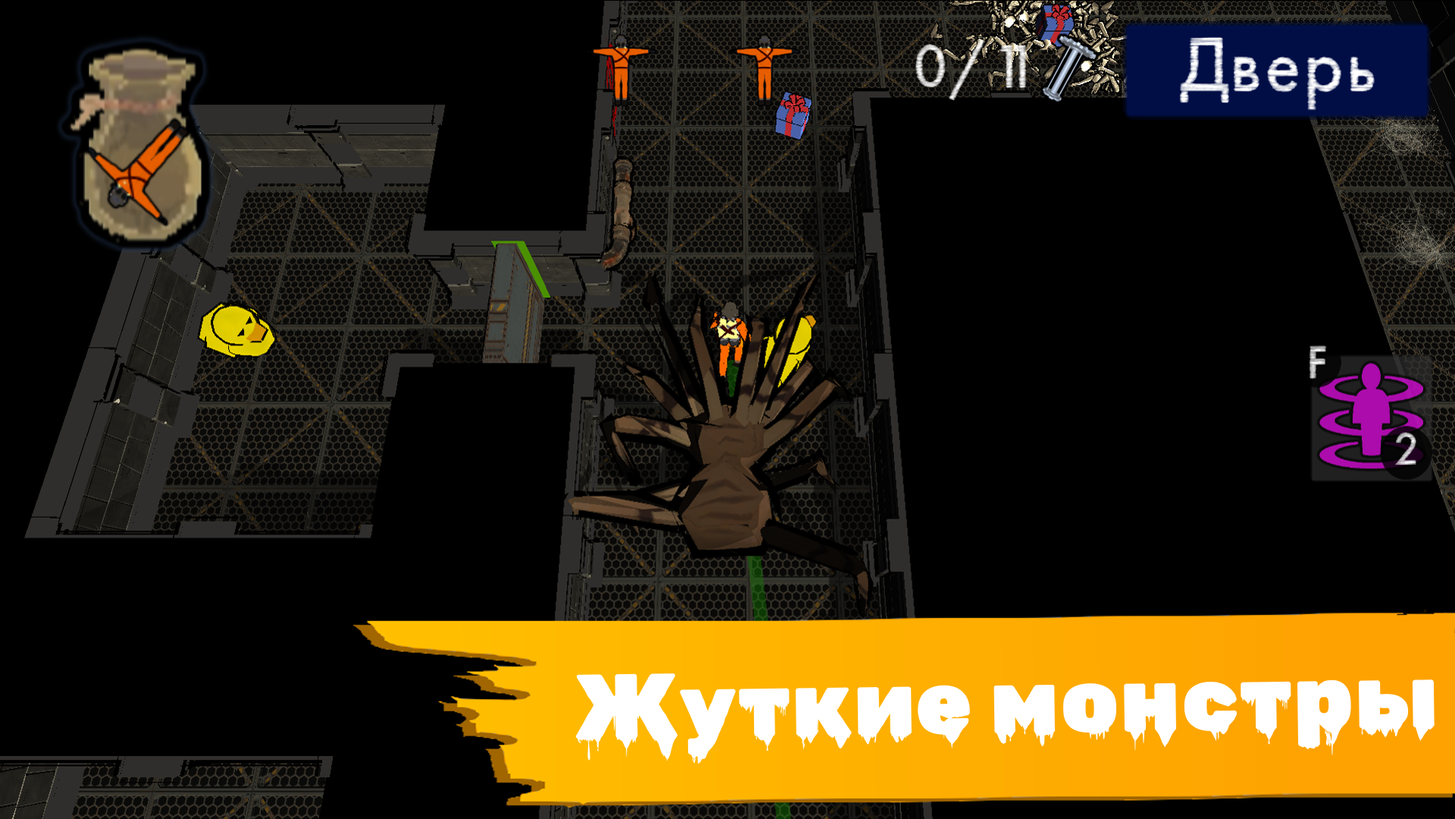
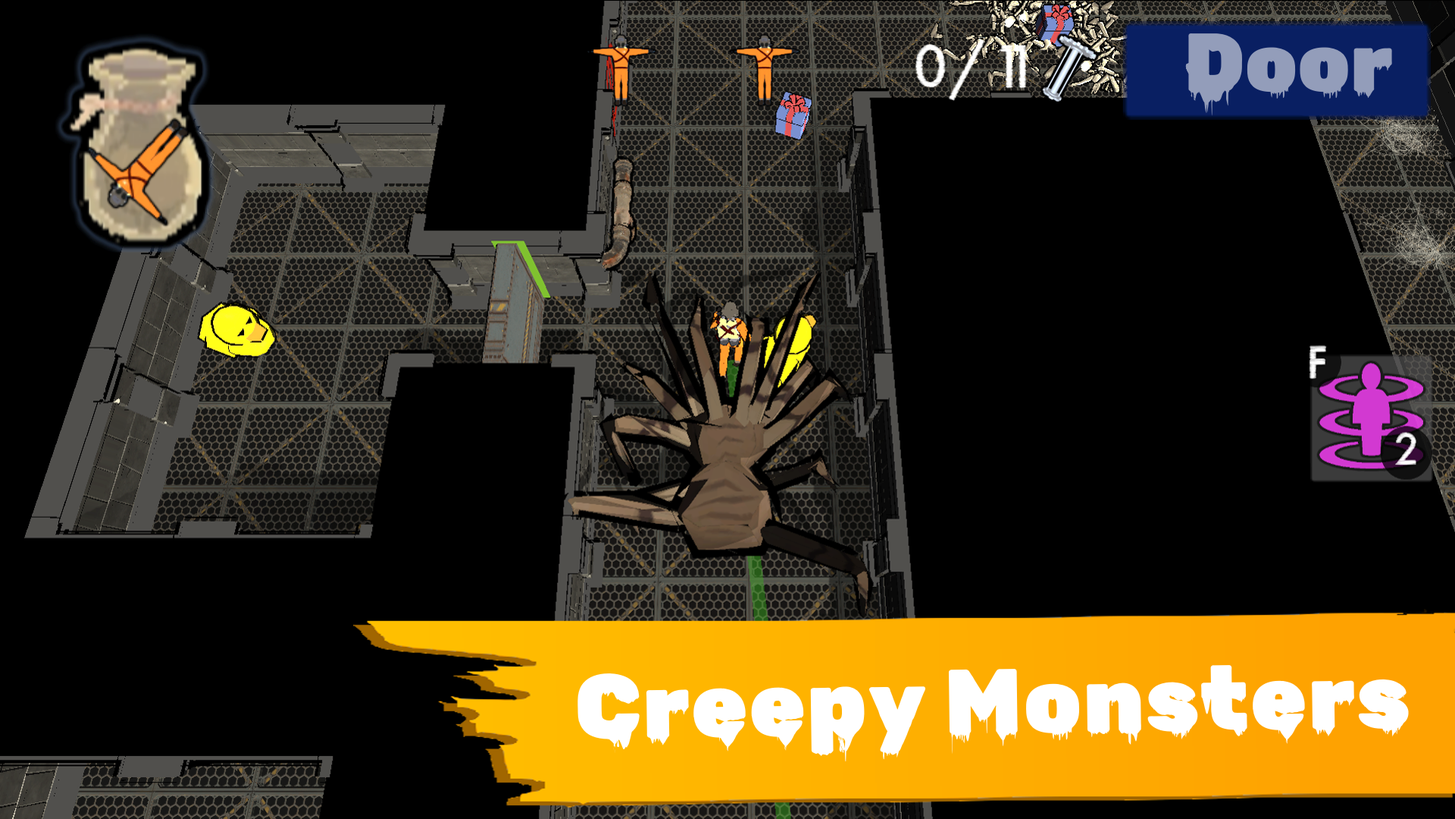
Before/after of a (1455, 819) layered artwork. What changed in the layer stack:
pixels changed over [0, 0, 1455, 819] (layer not identified)
